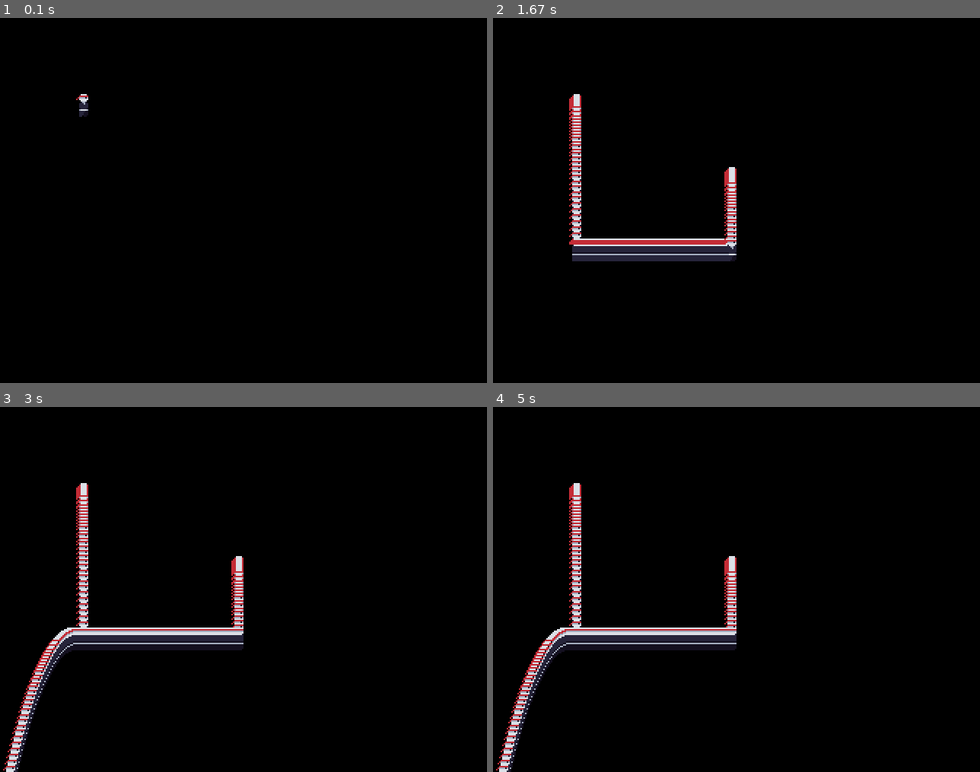
Above: before the commit, frames 1-4 (two rows, left to right).
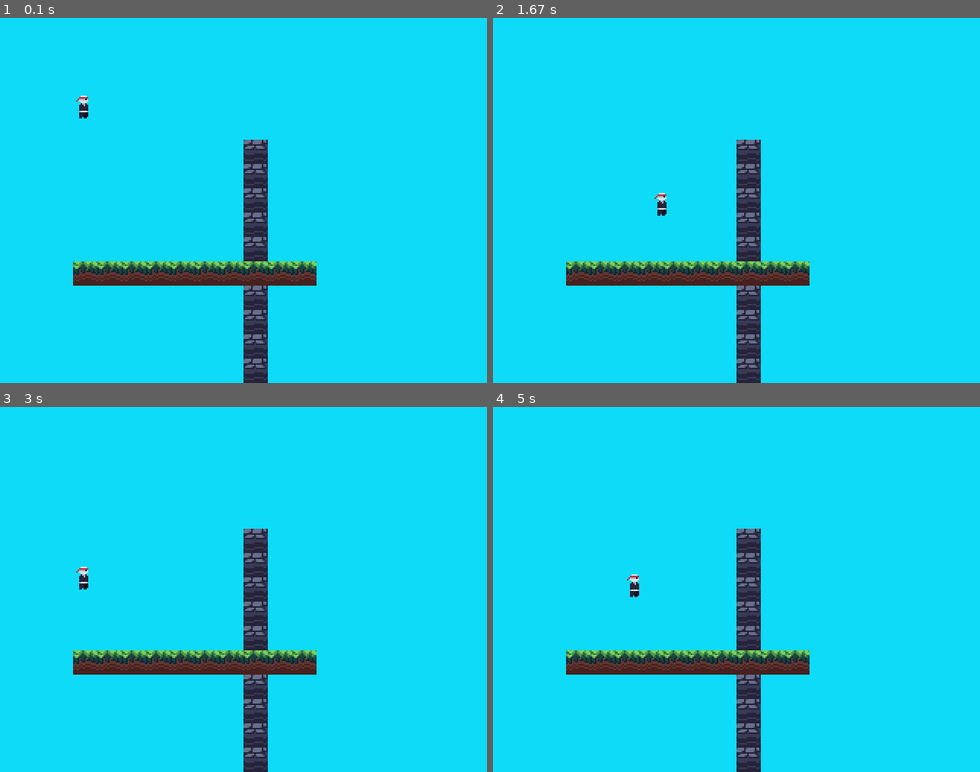
Above: after the commit, the same moments.

Repository: deepanshgp/pygame
Game: pygame game, started from game.py
Same seed, same stepped clock (60 frames per second), same inputs: the game is played once before the commit and once after it.
Inputs:
- Up to frame 1 (0.1 s): no input
- Up to frame 2 (1.67 s): hold Right 0.33-0.8 s; hold Up 0.83-1.13 s; hold Right 1.17-1.63 s
- Up to frame 3 (3 s): hold Left 1.67-2.2 s; hold Left 2.23-2.63 s; hold Up from 2.67 s (still down)
- Up to frame 4 (5 s): release Up at 3.03 s; hold Right 3.07-3.7 s; hold Left 3.73-4.2 s; hold Right 4.23-4.7 s; hold Up from 4.73 s (still down)

The runs differ from the first frame. In frame 1, 100% of the frame differs, in the area x 0-100%, y 0-100%; in frame 2, 100%; in frame 3, 100%; in frame 4, 100%.

Commit message:
rendering fixes

Diff:
--- a/game.py
+++ b/game.py
@@ -7,6 +7,7 @@
 class Game:
     def __init__(self):
         # pygame setup
+        pygame.init()
         pygame.display.set_caption('game')
         self.screen = pygame.display.set_mode((640, 480))
         self.display = pygame.Surface((320, 240))
@@ -25,8 +26,8 @@
 
     def run(self):
         while True:
-            # fill the self.screen with a color to wipe away anything from last frame
-            self.screen.fill("purple")
+            self.display.fill((14, 219, 248))
+            self.tilemap.render(self.display)
 
             self.player.update(self.tilemap, (self.movement[1] - self.movement[0], 0))
             self.player.render(self.display)
@@ -49,9 +50,9 @@
                     if event.key == pygame.K_RIGHT:
                         self.movement[1] = False
 
-                self.screen.blit(pygame.transform.scale(self.display, self.screen.get_size()), (0, 0))
-                pygame.display.update()
-                self.clock.tick(60) # limit to 60 FPS
+            self.screen.blit(pygame.transform.scale(self.display, self.screen.get_size()), (0, 0))
+            pygame.display.update()
+            self.clock.tick(60)
 
 if __name__ == "__main__":
     game = Game()
